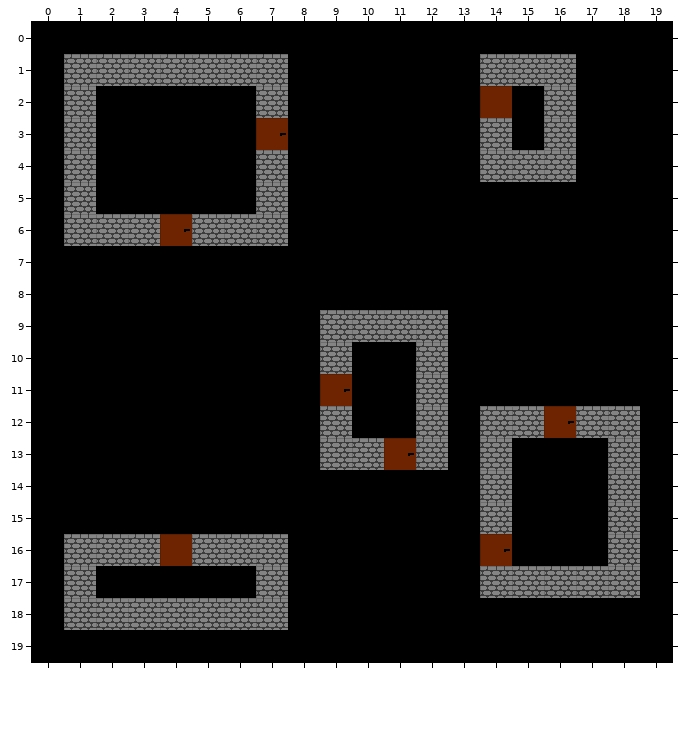
A Tiled map gets an edit: Tiles/tileMap.tmx. That is the earlier state.
Cells are 32x32 px. Shown: x 0..19, y 0..19. Tiles whose own drawing changed are shown in their newer look in all pictures.
After:
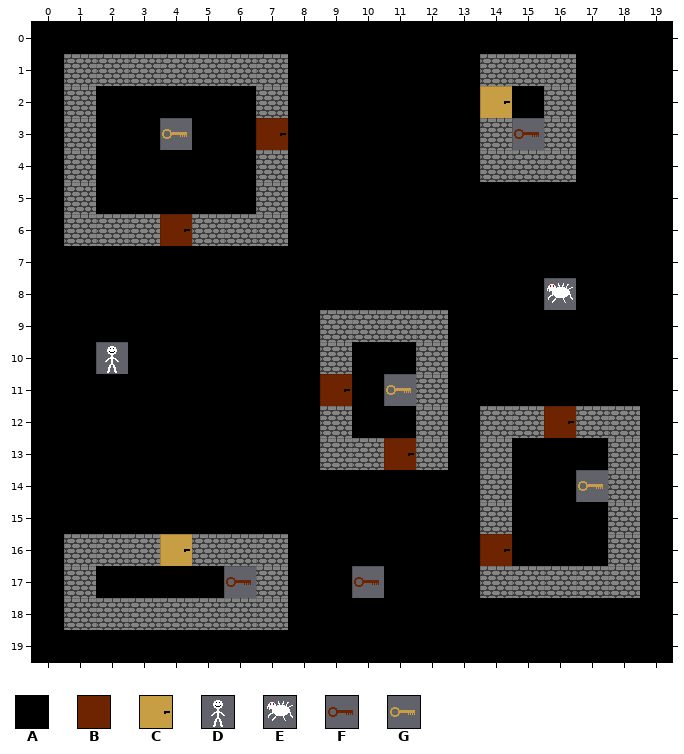
Key: from "tiles": A 0, B 2; from "tileset": C 3, D 4, E 5, F 6, G 7.
_ is an empty cell, . an unchanged one.
Diff:
--- layer "Base"
@@ x 4..15 @@
- 2 ..........B.
- 3 A..........A
+ 2 ..........C.
+ 3 G..........F
@@ x 16..16 @@
- 8 A
+ 8 E
@@ x 2..11 @@
-10 A.........
-11 .........A
+10 D.........
+11 .........G
@@ x 17..17 @@
-14 A
+14 G
@@ x 4..10 @@
-16 B......
-17 ..A...A
+16 C......
+17 ..F...F
